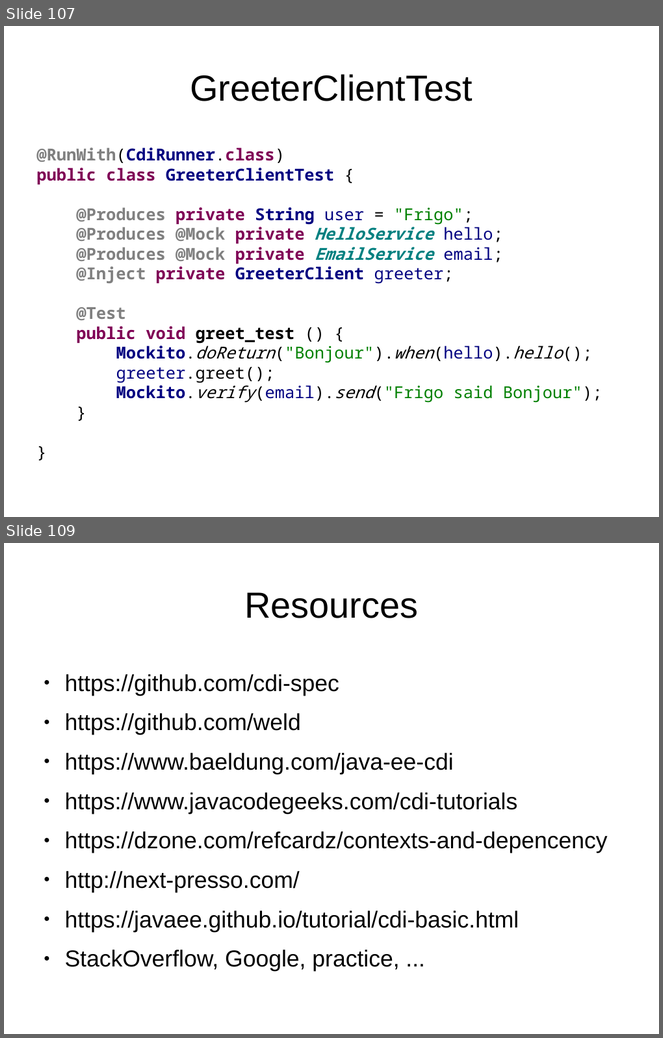
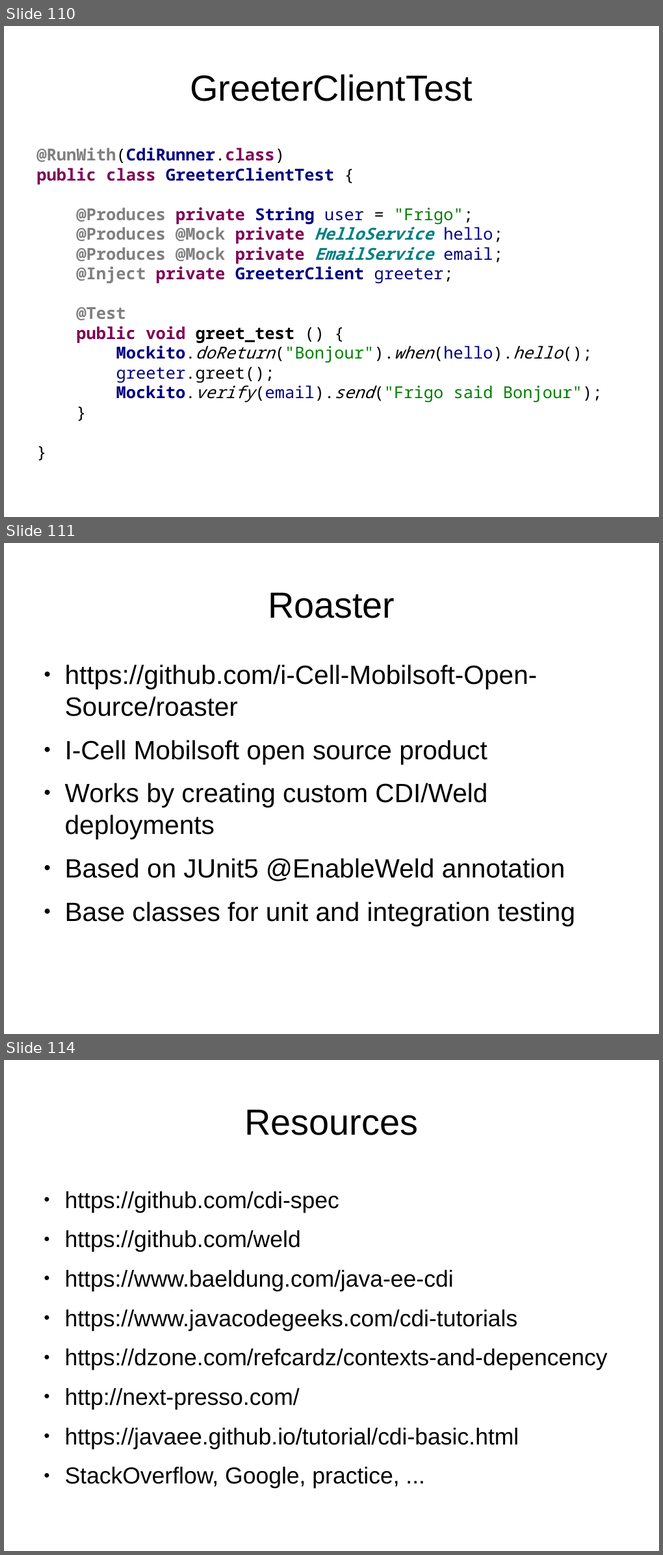
Before and after one commit to FrigoCoder/CDI, a slide deck: CDI.odp. Shown one above the other, each under a label of ours: slides 107 and 109 before the commit, slides 110, 111 and 114 after it; the slides between them are not shown. The pictures are 663x1038 and 663x1555 pixels, drawn with LibreOffice and Linux fonts; fonts in the diff are those of the drawing. Boxes give left, top, right and bottom in pixels: in the first picture for what was removed or moved away, otherwise in the second. Text is boxed around its words. In the diff, an @@ line names an element or a change of style, - is before the commit and + after.

```diff
--- a/CDI.odp
+++ b/CDI.odp
@@ slide 111 added at <box>4,543,659,1034</box>, background #FFFFFF @@
@@ title added at <box>268,592,395,618</box>, 44 pt, text #000000 @@
+Roaster
@@ text added at <box>65,665,576,926</box>, 32 pt, text #000000 @@
+● https://github.com/i-Cell-Mobilsoft-Open-Source/roaster
+● I-Cell Mobilsoft open source product
+● Works by creating custom CDI/Weld deployments
+● Based on JUnit5 @EnableWeld annotation
+● Base classes for unit and integration testing
@@ what was slide 107 is now slide 110 @@
@@ what was slide 109 is now slide 114 @@
```
Also in this commit, not shown: 2 slides changed, 5 other slides added, 1 slide removed.
